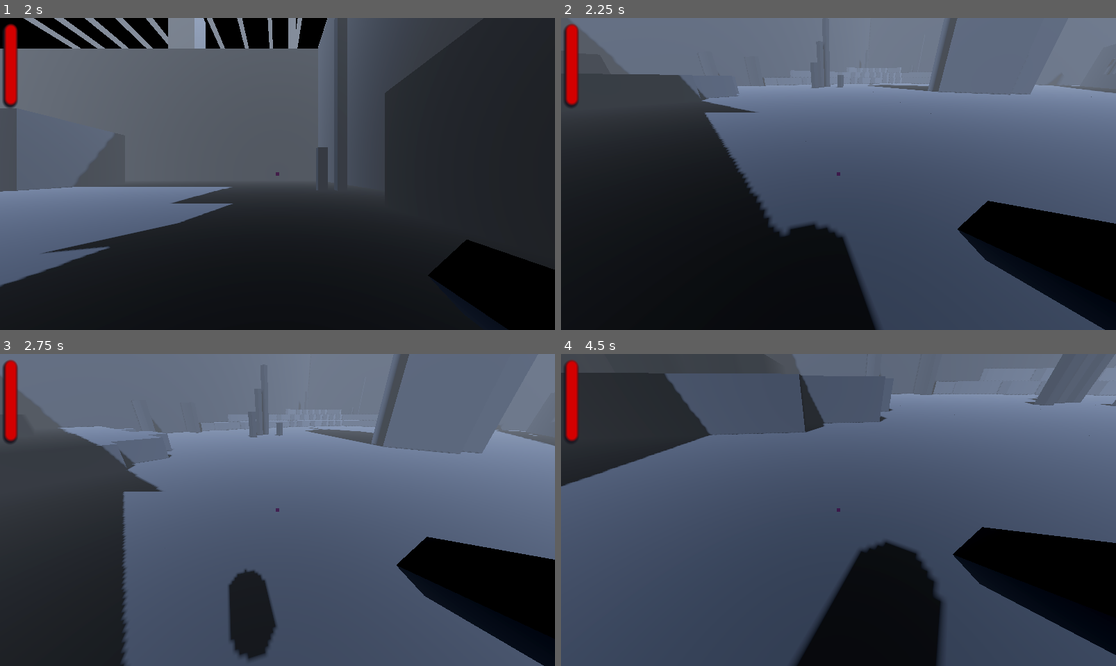
Above: before the commit, frames 1-4 (two rows, left to right).
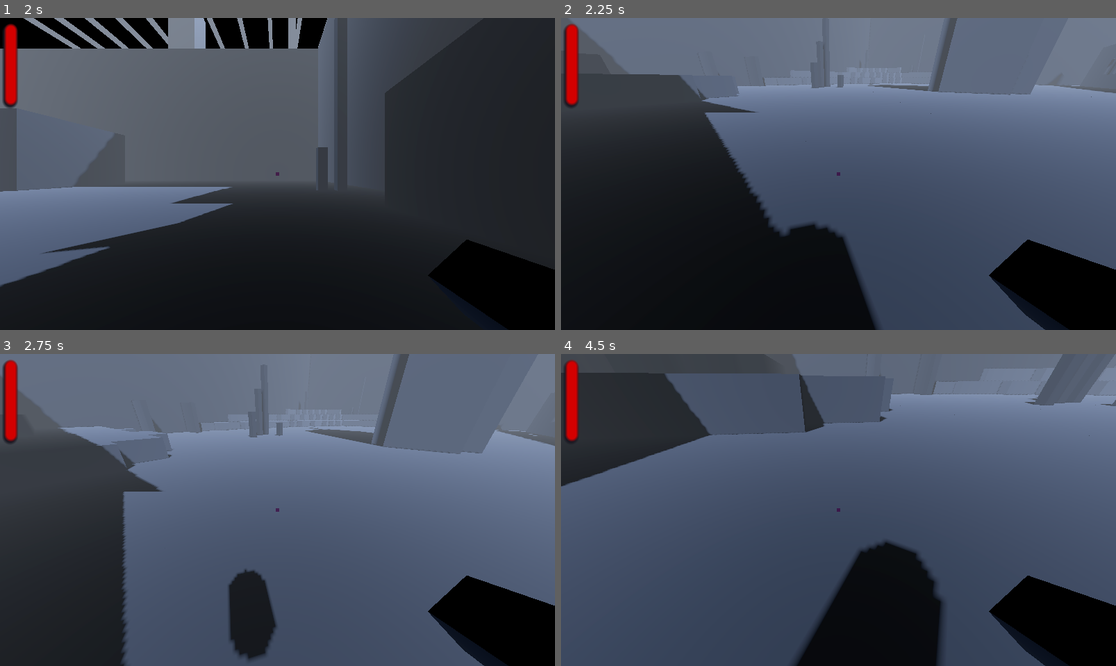
Above: after the commit, the same moments.

Repository: DungeonMartian/PrimitiveShapes
Game: Godot game, scene res://Scenes/MainMenu.tscn
Two runs of this game, one before a commit and one after it. Both use one fixed random seed, a clock stepped at 60 frames per second and the inputs below.
Inputs (mouse positions are in pixels of both pictures, inside the frame that each line leads up to):
- Up to frame 1 (2 s): click "Play" at 0.5 s; click "Play" at 1.25 s
- Up to frame 2 (2.25 s): tap Enter at 2 s; move the mouse to (866, 174) at 2.02 s; hold W (forward) from 2.03 s (still down); tap Shift (dash) at 2.1 s
- Up to frame 3 (2.75 s): keep holding W (forward); tap Space (jump) at 2.27 s
- Up to frame 4 (4.5 s): keep holding W (forward); move the mouse to (810, 510) at 2.77 s; click (810, 510) at 2.85 s; tap Space (jump) at 3.02 s; move the mouse to (849, 503) at 3.52 s; tap Shift (dash) at 3.6 s; move the mouse to (832, 516) at 4.27 s; click (832, 516) at 4.35 s

Frame 1 is identical in both runs. In frame 2, 5.3% of the frame differs, in the area x 71-100%, y 58-100%; in frame 3, 5.3%; in frame 4, 7.1%, in the area x 70-100%, y 55-100%.

Commit message:
fixed gun

Diff:
--- a/Player/Player.gd
+++ b/Player/Player.gd
@@ -18,7 +18,7 @@
 var score = 0
 
 
-@onready var shotgun = $Head/ShotGun
+@onready var shotgun = $Head/Camera3D/ShotGun
 @onready var head = $Head
 @onready var camera : Camera3D = $Head/Camera3D
 @onready var bullet = preload("res://Player/Bullet.tscn")
@@ -69,8 +69,8 @@
 		head.rotate_y(-event.relative.x * SENSITIVITY)
 		camera.rotate_x(-event.relative.y * SENSITIVITY)
 		camera.rotation.x = clamp(camera.rotation.x, deg_to_rad(-60), deg_to_rad(60))
-		shotgun.rotate_x(-event.relative.y * SENSITIVITY)
-		shotgun.rotation.x = clamp(camera.rotation.x, deg_to_rad(-61), deg_to_rad(59))
+		#shotgun.rotate_x(-event.relative.y * SENSITIVITY)
+		#shotgun.rotation.x = clamp(shotgun.rotation.x, deg_to_rad(-58), deg_to_rad(58))
 
 
 func Hit(dir, damage):
--- a/Player/Player.tscn
+++ b/Player/Player.tscn
@@ -49,28 +49,28 @@
 modulate = Color(0.231373, 0.231373, 0.231373, 0.631373)
 texture = SubResource("PlaceholderTexture2D_yahmm")
 
-[node name="ShotGun" type="MeshInstance3D" parent="Head"]
-transform = Transform3D(0.73482, -0.678262, 0, 0.678262, 0.73482, 0, 0, 0, 1, 0.353846, 0.558431, -0.070914)
+[node name="ShotGun" type="MeshInstance3D" parent="Head/Camera3D"]
+transform = Transform3D(0.73482, -0.678262, 0, 0.678262, 0.73482, 0, 0, 0, 1, 0.353846, -0.193828, -0.070914)
 mesh = SubResource("BoxMesh_u0tw8")
-skeleton = NodePath("../..")
+skeleton = NodePath("../../..")
 
-[node name="RayCast3D" type="RayCast3D" parent="Head/ShotGun"]
+[node name="RayCast3D" type="RayCast3D" parent="Head/Camera3D/ShotGun"]
 transform = Transform3D(1, 0, 0, 0, 1, 0, 0, 0, 1, 0, 0, -0.29379)
 target_position = Vector3(0, 0, -100)
 
-[node name="RayCast3D2" type="RayCast3D" parent="Head/ShotGun"]
+[node name="RayCast3D2" type="RayCast3D" parent="Head/Camera3D/ShotGun"]
 transform = Transform3D(1, 0, 0, 0, 1, 0, 0, 0, 1, 0, 0, -0.29379)
 target_position = Vector3(0, 0, -100)
 
-[node name="RayCast3D3" type="RayCast3D" parent="Head/ShotGun"]
+[node name="RayCast3D3" type="RayCast3D" parent="Head/Camera3D/ShotGun"]
 transform = Transform3D(1, 0, 0, 0, 1, 0, 0, 0, 1, 0, 0, -0.29379)
 target_position = Vector3(0, 0, -100)
 
-[node name="RayCast3D4" type="RayCast3D" parent="Head/ShotGun"]
+[node name="RayCast3D4" type="RayCast3D" parent="Head/Camera3D/ShotGun"]
 transform = Transform3D(1, 0, 0, 0, 1, 0, 0, 0, 1, 0, 0, -0.29379)
 target_position = Vector3(0, 0, -100)
 
-[node name="RayCast3D5" type="RayCast3D" parent="Head/ShotGun"]
+[node name="RayCast3D5" type="RayCast3D" parent="Head/Camera3D/ShotGun"]
 transform = Transform3D(1, 0, 0, 0, 1, 0, 0, 0, 1, 0, 0, -0.29379)
 target_position = Vector3(0, 0, -100)
 
@@ -156,7 +156,7 @@
 
 [node name="Shotgun" type="AudioStreamPlayer" parent="Audios"]
 stream = ExtResource("2_peewm")
-volume_db = -0.5
+volume_db = -2.5
 
 [node name="Dash" type="AudioStreamPlayer" parent="Audios"]
 stream = ExtResource("3_ddlfe")
--- a/Scenes/MainMenu.tscn
+++ b/Scenes/MainMenu.tscn
@@ -168,7 +168,7 @@
 curve = SubResource("Curve3D_t0fmk")
 
 [node name="PathFollow3D" type="PathFollow3D" parent="Path3D"]
-transform = Transform3D(0.941875, 0.163055, -0.293627, -0.187609, 0.980541, -0.0572971, 0.278581, 0.109059, 0.95416, 38.0011, 12.9188, 22.0355)
+transform = Transform3D(0.941875, 0.163055, -0.293627, -0.187609, 0.980541, -0.0572972, 0.278581, 0.109059, 0.95416, 38.0011, 12.9188, 22.0355)
 progress = 90.9692
 tilt_enabled = false
 script = ExtResource("6_0snkk")
Not shown: 8 places in Terrain/gltf/MeshLibrary.tres that only renumber resources
